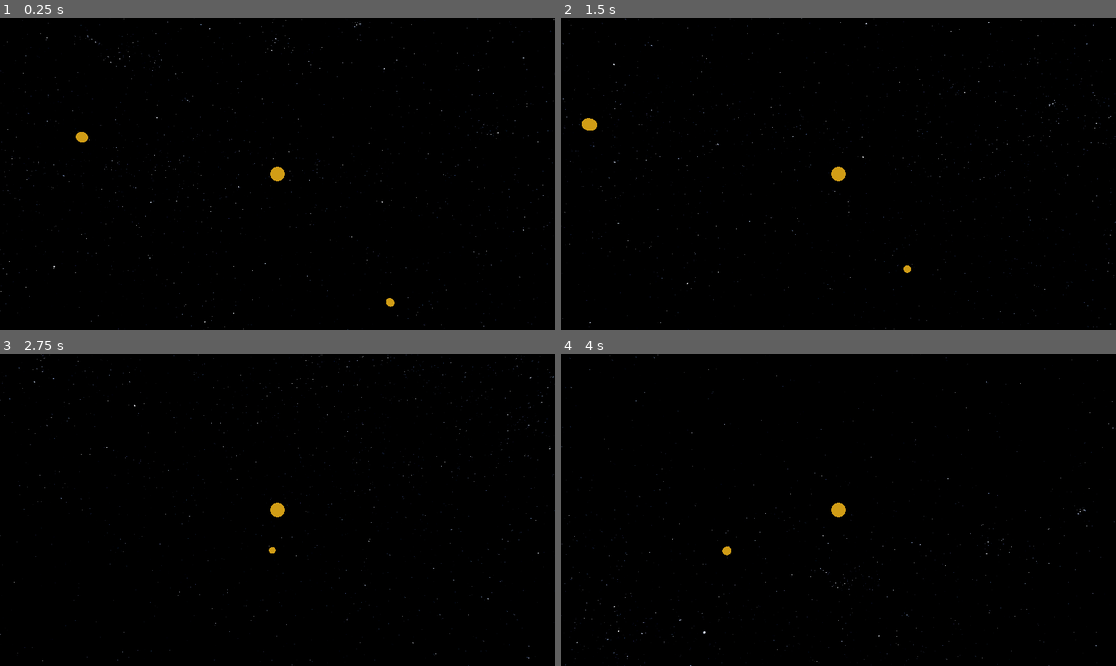
Above: before the commit, frames 1-4 (two rows, left to right).
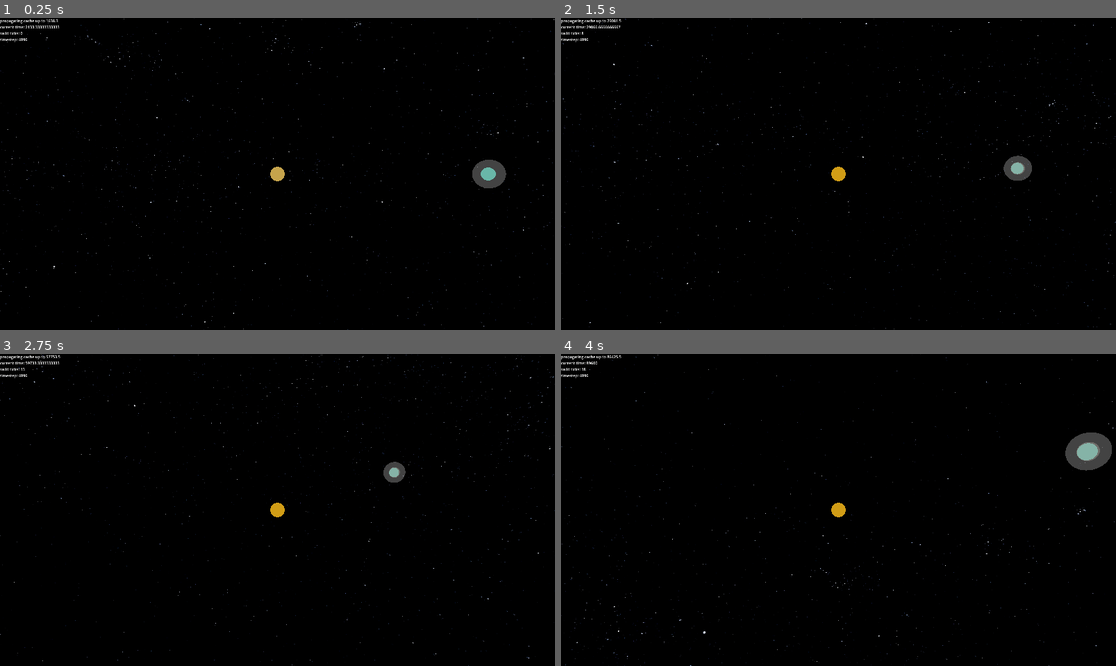
Above: after the commit, the same moments.

Repository: pinkavat/plaNetarium
Game: Godot game, scene res://world.tscn
Two runs of this game, one before a commit and one after it. Both use one fixed random seed, a clock stepped at 60 frames per second and the inputs below.
Inputs (mouse positions are in pixels of both pictures, inside the frame that each line leads up to):
- Up to frame 1 (0.25 s): no input
- Up to frame 2 (1.5 s): move the mouse to (960, 158) at 0.52 s; hold Right (ui_right) 0.53-1.25 s; click (960, 158) at 0.67 s; tap Enter at 1.25 s; drag from (727, 189) to (810, 236) at 1.27 s
- Up to frame 3 (2.75 s): tap Space at 2 s; move the mouse to (333, 441) at 2.02 s; hold Right (ui_right) from 2.03 s (still down)
- Up to frame 4 (4 s): release Right (ui_right) at 2.75 s; tap Enter at 2.75 s; drag from (810, 572) to (672, 463) at 2.77 s; tap Space at 3.5 s; move the mouse to (1005, 556) at 3.52 s; hold Left (ui_left) from 3.53 s (still down)

The runs differ from the first frame. In frame 1, 0.8% of the frame differs, in the area x 0-92%, y 0-93%; in frame 2, 0.6%; in frame 3, 0.4%; in frame 4, 1.0%, in the area x 0-100%, y 0-65%.

Commit message:
implemented PEFRL and working variable simstep

Diff:
--- a/PlaNetarium/gravitee.gd
+++ b/PlaNetarium/gravitee.gd
@@ -13,6 +13,8 @@
 ## This value specifies the amount of simulation time per time quantum
 var time_quantum : float = 0.1	# TODO TODO: spec and setting (in init or not?)
 
+## TODO doc
+var timestep : int = 1
 
 ## The lookahead cache; stores [time quantum, pos doublevec, vel doublevec] "tuples".
 var cache : RingBuffer
@@ -20,7 +22,7 @@
 ## The cache's tail: index of last valid state in the cache.
 var tail : int
 
-## Callable callback that returns an array of [pos, vel, mu] tuples from the Gravitors,
+## Callable callback that returns the name->[pos, vel, mu] dictionary from the Gravitors,
 ## for use in the propagator.
 var state_fetch : Callable
 
@@ -113,28 +115,64 @@
 		var last_state = cache.get_at(tail)
 		var last_time = float(last_state[0]) * time_quantum
 
-		var timestep := 1 # TODO timestep
-
-		var new_state = _propagate(last_state[1], last_state[2], last_time, float(timestep) * time_quantum)
+		var new_state
+		# TODO: PEFRL may be better than Forest-Ruth, but can't double the timestep within the
+		# same epsilon (TODO why not) -- we may need more GRANULAR control over timestep size
+		# TODO: Also don't forget that timesteps ought to be TIME TRACKS -- i.e. time VALUES
+		# are shared wherever possible so that gravitor caching can hit better.
+
+		while true: # TODO safetyvalve; rehash the logic -- proof of concept good!
+			var half_state = _propagate(last_state[1], last_state[2], last_time, float(timestep) * time_quantum)
+			half_state = _propagate(half_state[0], half_state[1], last_time + float(timestep) * time_quantum, float(timestep) * time_quantum)
+			var full_state = _propagate(last_state[1], last_state[2], last_time, float(timestep * 2) * time_quantum)
+
+			if half_state[0].equals_approx(full_state[0], 2.0): # TODO hyperparam
+				timestep *= 2
+				new_state = half_state
+				break
+			else:
+				timestep /= 2
+
 		tail += 1
 		cache.set_at(tail, [last_state[0] + timestep, new_state[0], new_state[1]])
 
 
 
-# ========== THE RUTH-FOREST SYMPLECTIC PROPAGATOR ==========
+# ========== PROPAGATOR ==========
 
 func _propagate(pos : DoubleVector3, vel : DoubleVector3, time : float, dt : float) -> Array:
 	# Fetch the gravitor states
 	# TODO time consideration: 'before' or 'after'? Or is it OK as-is?
+	# TODO or even time-slice (that'd be abysmal performance-wise!)
 	var gravitors = state_fetch.call(time)
 
-	# Run the Ruth-Forest and return result
-	return _ruth_forest_integrator(pos, vel, time, dt, gravitors)
+	# Run the Integrator and return result
+	#return _ruth_forest_integrator(pos, vel, dt, _gravity_force_get.bind(gravitors))
+	return _PEFRL_integrator(pos, vel, dt, _gravity_force_get.bind(gravitors))
+
+
+# Helper for getting gravity force from position; bind the gravitors before passing this
+# as a callable to the integrator
+# TODO can we shrink/speed this...?
+func _gravity_force_get(pos : DoubleVector3, gravitors : Dictionary) -> DoubleVector3:
+	var acc = DoubleVector3.ZERO() # TODO nomenclt.
+	for gravitor in gravitors.values():
+		var rel_pos := pos.sub(gravitor[0]) # 0 : gravitor position
+		var rel_pos_dot := rel_pos.dot(rel_pos)
+		var grav_mag : float = gravitor[2] / rel_pos_dot # 2: gravitor mu
+
+		var acc_normal = rel_pos.div(-sqrt(rel_pos_dot))
+
+		acc = acc.add(acc_normal.mul(grav_mag))
+	return acc
 
 
 # TODO doc
-# TODO there's a simpler version in our notes somewhere?
-func _ruth_forest_integrator(cur_pos : DoubleVector3, cur_vel : DoubleVector3, time : float, dt : float, gravitors : Array) -> Array:
+# Old Forest-ruth integrator (probably not the most efficient implementation, either)
+#
+# Forest, E.; Ruth, Ronald D. (1990). "Fourth-order symplectic integration".
+# Physica D. 43: 105–117. doi:10.1016/0167-2789(90)90019-L.
+func _ruth_forest_integrator(cur_pos : DoubleVector3, cur_vel : DoubleVector3, dt : float, gravity_getter : Callable) -> Array:
 	const cbrt_two := pow(2.0, 1.0 / 3.0)
 	const _c_0 := 1.0 / (2.0 * (2.0 - cbrt_two))
 	const _c_1 := (1.0 - cbrt_two) / (2.0 * (2.0 - cbrt_two))
@@ -147,15 +185,43 @@
 	for i in range(4):
 		pos = pos.add(vel.mul(c[i] * dt))
 
-		var acc = DoubleVector3.ZERO()
-
-		for gravitor in gravitors:
-			var rel_pos := pos.sub(gravitor[0]) # 0 : gravitor position
-			var rel_pos_dot := rel_pos.dot(rel_pos)
-			var grav_mag : float = gravitor[2] / rel_pos_dot # 2: gravitor mu
-
-			var acc_normal = rel_pos.div(-sqrt(rel_pos_dot))
-
-			acc = acc.add(acc_normal.mul(grav_mag))
+		var acc = gravity_getter.call(pos)
+
 		vel = vel.add(acc.mul(d[i] * dt))
+
 	return [pos, vel]
+
+
+# Position-Extended-Forest-Ruth-Like, nominally 340x more accurate than Forest-Ruth, at the cost
+# of one more force sample.
+#
+# Omelyan, Igor & Mryglod, Ihor & Reinhard, Folk. (2002). "Optimized Forest-Ruth- and Suzuki-like algorithms for integration of
+# motion in many-body systems". Computer Physics Communications. 146. 188. 10.1016/S0010-4655(02)00451-4.
+func _PEFRL_integrator(cur_pos : DoubleVector3, cur_vel : DoubleVector3, dt : float, gravity_getter : Callable) -> Array:
+	const xi = 0.1786178958448091
+	const lambda = -0.2123418310626054
+	const chi = -0.06626458266981849
+
+	var pos := cur_pos.clone() # TODO we really need to get this discrepancy sorted, esp. vis. handbacks etc.
+	var vel := cur_vel.clone() # Honestly the whole thing should be data-oriented C++
+
+	# Begin PEFRL steps (loop unrolled -- why not, eh?)
+	pos = pos.add(vel.mul(xi * dt))
+
+	var acc = gravity_getter.call(pos) # "Update forces" pass
+	vel = vel.add(acc.mul(dt * (0.5 - lambda)))
+	pos = pos.add(vel.mul(dt * chi))
+
+	acc = gravity_getter.call(pos)
+	vel = vel.add(acc.mul(dt * lambda))
+	pos = pos.add(vel.mul(dt * (1.0 - 2.0 * (chi + xi))))
+
+	acc = gravity_getter.call(pos)
+	vel = vel.add(acc.mul(dt * lambda))
+	pos = pos.add(vel.mul(dt * chi))
+
+	acc = gravity_getter.call(pos)
+	vel = vel.add(acc.mul(dt * (0.5 - lambda)))
+	pos = pos.add(vel.mul(dt * xi))
+
+	return [pos, vel]
--- a/PlaNetarium/gravitor.gd
+++ b/PlaNetarium/gravitor.gd
@@ -5,6 +5,9 @@
 ##
 ## TODO: document
 ## Tree Node
+
+## Unique name for this gravitor (used to extract the gravitor from the system state)
+var name : String # TODO: this ain't a great solution.
 
 
 ## Standard Gravitational Parameter (G * M) of this body.
@@ -22,10 +25,14 @@
 var children = []
 
 
+# Previous universal anomaly; cached for increased speed
+var prev_psi := 0.0
+
 
 ## Factory function: creates and adds a new Gravitor to the Gravitor tree from
 ## the given orbital parameters. Returns the new child for reference.
 func add_child_from_elements(
+	name_ : String,					# Unique name for the Gravitor
 	mu_ : float,					# Gravitational Parameter of new child
 
 	semimajor_axis_ : float = 1.0,	# The 'fatter radius' of the ellipse
@@ -47,7 +54,7 @@
 			)
 
 	# Make child and add it to our children
-	var child := Gravitor.new(initial_state[0], initial_state[1], mu_)
+	var child := Gravitor.new(name_, initial_state[0], initial_state[1], mu_)
 	children.append(child)
 
 	return child
@@ -56,6 +63,7 @@
 ## Factory function: creates and adds a new Gravitor to the Gravitor tree from
 ## the given apsides (a simplification of the above).
 func add_child_from_apsides(
+	name_ : String,						# Unique name for the Gravitor
 	mu_ : float,						# Gravitational Parameter of new child
 
 	periapsis_distance_ : float = 1.0,	# Distance to periapsis from orbitee
@@ -74,51 +82,53 @@
 			)
 
 	# Make child and add it to our children
-	var child := Gravitor.new(initial_state[0], initial_state[1], mu_)
+	var child := Gravitor.new(name_, initial_state[0], initial_state[1], mu_)
 	children.append(child)
 
 	return child
 
 
 ## Static factory function: creates an immobile root primary Gravitor.
-static func make_root_gravitor(mu_ : float) -> Gravitor:
-	return Gravitor.new(DoubleVector3.ZERO(), DoubleVector3.ZERO(), mu_)
+static func make_root_gravitor(name_ : String, mu_ : float) -> Gravitor:
+	return Gravitor.new(name_, DoubleVector3.ZERO(), DoubleVector3.ZERO(), mu_)
 
 
 ## Initialize a Gravitor with the given initial state (Cart2Cart, TODO improve).
 ## Not really meaningfully useable outside of invocation from the static factories above.
-func _init(pos_0_ : DoubleVector3, vel_0_ : DoubleVector3, mu_ : float) -> void:
+func _init(name_ : String, pos_0_ : DoubleVector3, vel_0_ : DoubleVector3, mu_ : float) -> void:
+	name = name_
 	pos_0 = pos_0_
 	vel_0 = vel_0_
 	mu = mu_
 
 
-## Gravitor tree query: returns a list of state [pos, vel, mu] 'tuples' for every
+## Gravitor tree query: returns a Dictionary name->[pos, vel, mu] 'tuples' for every
 ## gravitor in the tree at the specified time.
 ## SHOULD ONLY BE INVOKED ON THE ROOT GRAVITOR.
-func all_states_at_time(time : float) -> Array:
-	var output := []
+func all_states_at_time(time : float) -> Dictionary:
+	var output := {}
 	_tree_state_query_kernel(time, output, DoubleVector3.ZERO(), DoubleVector3.ZERO())
 
 	# Add ourself, the root:
-	output.append([DoubleVector3.ZERO(), DoubleVector3.ZERO(), mu])
+	output[name] = [DoubleVector3.ZERO(), DoubleVector3.ZERO(), mu]
 
 	return output
 
 
 # Recursive kernel for the above. Appends to given output array.
-func _tree_state_query_kernel(time : float, output : Array, pos : DoubleVector3, vel : DoubleVector3) -> void:
+func _tree_state_query_kernel(time : float, output : Dictionary, pos : DoubleVector3, vel : DoubleVector3) -> void:
 
 	# For every child:
 	for child in children:
 		# Establish the child's local state, using the Kepler query on our own gravity param
-		var local_state := UniversalKepler.query(child.pos_0, child.vel_0, 0.0, time, mu)
+		var local_state := UniversalKepler.query(child.pos_0, child.vel_0, 0.0, time, mu, child.prev_psi)
+		child.prev_psi = local_state[2]
 
 		# Add this to the accumulated state to get the child's global state
 		var global_state := [local_state[0].add(pos), local_state[1].add(vel), child.mu]
 
 		# Append the global state to the output
-		output.append(global_state)
+		output[child.name] = global_state
 
 		# Recurse
 		child._tree_state_query_kernel(time, output, global_state[0], global_state[1])
--- a/test_driver.gd
+++ b/test_driver.gd
@@ -10,26 +10,71 @@
 
 var sim_time := 0.0
 
+var time_scale := 128000.0
+var space_scale := 1e-10
+
+var valid_tick_count = 0
 
 func _process(delta):
+
+	# Time speed controls
+	if Input.is_action_just_pressed("ui_right"):
+		time_scale *= 2.0
+	elif Input.is_action_just_pressed("ui_left"):
+		time_scale /= 2.0
+
+#	sim_time += time_scale * delta
+#	temp_move_planets(sim_time)
+
 	var state = sponch.state_at_time(sim_time, true)
 	if is_instance_of(state, TYPE_INT):
-		if state:
+		if state == 1:
 			sponch.propagate_cache()
-			print("propagating cache")
+			$Label.text = "propagating cache up to " + str(sponch.cache.get_at(sponch.tail)[0] * sponch.time_quantum)
+
+			$SponchPrediction.global_position = (sponch.cache.get_at(sponch.tail)[1].vec3()) * space_scale
+		elif state == 2:
+			sponch.cache.shift_left(sponch.cache.length() - 1) # TODO: hadn't thought of this
+			sponch.tail = 0
+			$Label.text = "forcemoving cache head TODO"
 		else:
-			print("no data avail, advancing time anyway")
-			sim_time += delta * 20.0
+			#print("no data avail, advancing time anyway")
+			$Label.text = "no data available, advancing anyway"
+			sim_time += time_scale * delta
+
+			# Move fixed planets
+			temp_move_planets(sim_time)
 	else:
-		print(sim_time, ": ", state)
-		sim_time += delta * 20.0
+		#print(sim_time, ": ", state)
+		$Label.text = "valid tick"
+		valid_tick_count += 1
+		sim_time += delta * time_scale
+		# Move fixed planets
+		temp_move_planets(sim_time)
+		# Move sponch
+		$TestTarget3.global_position = state[0].vec3() * space_scale
+
+	$Label.text = $Label.text + "\ncurrent time: "+ str(sim_time) +"\nvalid ticks: " + str(valid_tick_count) + "\ntimestep: " + str(sponch.timestep)
 
 
+func temp_move_planets(time):
+
+		# Get state
+		var state := sol.all_states_at_time(time)
+
+		$TestTarget2.global_position = (state["earth"][0].vec3()) * space_scale
+		#$TestTarget3.global_position = (state["moon"][0].vec3()) * space_scale
+
 func _ready():
-	sol = Gravitor.make_root_gravitor(1.327e20)
-	earth = sol.add_child_from_apsides(3.986e14, 147.1e9, 152.1e9)
-	moon = earth.add_child_from_apsides(4.905e12, 363e6, 405e6)
+	sol = Gravitor.make_root_gravitor("sol", 1.327e20)
+	earth = sol.add_child_from_apsides("earth", 3.986e14, 147.1e9, 152.1e9)
+	#moon = earth.add_child_from_apsides("moon", 4.905e12, 363e6, 405e6)
 
-	sponch = Gravitee.new(moon.pos_0.add(earth.pos_0), moon.vel_0.add(earth.vel_0), 0.0, sol.all_states_at_time)
+	var lunar_orbit := UniversalKepler.initial_conditions_from_apsides(3.986e14, 363e6, 405e6)
+	var lunar_global = [lunar_orbit[0].add(earth.pos_0), lunar_orbit[1].add(earth.vel_0)]
 
-	print(sol.all_states_at_time(0.0))
+	#sponch = Gravitee.new(moon.pos_0.add(earth.pos_0), moon.vel_0.add(earth.vel_0), 0.0, sol.all_states_at_time)
+	#sponch = Gravitee.new(DoubleVector3.new(147461658472.428, 0, -535222439.85885), DoubleVector3.new(-156.266628704918, 0, -31359.6968614126), 0.0, sol.all_states_at_time)
+	sponch = Gravitee.new(lunar_global[0], lunar_global[1], 0.0, sol.all_states_at_time)
+	#sponch = Gravitee.new(earth.pos_0.add(DoubleVector3.new(6628000, 0, 0)), earth.vel_0.add(DoubleVector3.new(0, 7750, 0)), 0.0, sol.all_states_at_time)
+	#print(sol.all_states_at_time(0.0))
--- a/world.tscn
+++ b/world.tscn
@@ -24,6 +24,22 @@
 
 [sub_resource type="SphereShape3D" id="SphereShape3D_bk0pi"]
 
+[sub_resource type="StandardMaterial3D" id="StandardMaterial3D_3yawp"]
+shading_mode = 0
+albedo_color = Color(0.203922, 0.615686, 0.537255, 1)
+
+[sub_resource type="StandardMaterial3D" id="StandardMaterial3D_pmi4p"]
+transparency = 1
+shading_mode = 0
+albedo_color = Color(0.701961, 0.682353, 0.643137, 0.380392)
+
+[sub_resource type="SphereMesh" id="SphereMesh_g50c7"]
+
+[sub_resource type="StandardMaterial3D" id="StandardMaterial3D_wvxy7"]
+transparency = 1
+shading_mode = 0
+albedo_color = Color(1, 1, 1, 0.262745)
+
 [node name="World" type="Node3D"]
 script = ExtResource("1_rs74j")
 
@@ -41,23 +57,22 @@
 shape = SubResource("SphereShape3D_bk0pi")
 
 [node name="TestTarget2" type="Area3D" parent="." groups=["camera_targetable"]]
-transform = Transform3D(1, 0, 0, 0, 1, 0, 0, 0, 1, -18.4864, 3.47461, -8.28175)
+transform = Transform3D(0.9, 0, 0, 0, 0.9, 0, 0, 0, 0.9, 0, 0, 0)
 metadata/_edit_group_ = true
 
 [node name="MeshInstance3D" type="MeshInstance3D" parent="TestTarget2"]
 mesh = SubResource("SphereMesh_mcfs0")
-surface_material_override/0 = SubResource("StandardMaterial3D_ne3jq")
+surface_material_override/0 = SubResource("StandardMaterial3D_3yawp")
 
 [node name="CollisionShape3D" type="CollisionShape3D" parent="TestTarget2"]
 shape = SubResource("SphereShape3D_bk0pi")
 
 [node name="TestTarget3" type="Area3D" parent="." groups=["camera_targetable"]]
-transform = Transform3D(1, 0, 0, 0, 1, 0, 0, 0, 1, 13.9369, -15.8785, -18.0284)
 metadata/_edit_group_ = true
 
 [node name="MeshInstance3D" type="MeshInstance3D" parent="TestTarget3"]
 mesh = SubResource("SphereMesh_mcfs0")
-surface_material_override/0 = SubResource("StandardMaterial3D_ne3jq")
+surface_material_override/0 = SubResource("StandardMaterial3D_pmi4p")
 
 [node name="CollisionShape3D" type="CollisionShape3D" parent="TestTarget3"]
 shape = SubResource("SphereShape3D_bk0pi")
@@ -69,3 +84,12 @@
 transform = Transform3D(1, 0, 0, 0, 1, 0, 0, 0, 1, 0, 0, 23.3421)
 current = true
 fov = 50.0
+
+[node name="Label" type="Label" parent="."]
+offset_right = 40.0
+offset_bottom = 23.0
+
+[node name="SponchPrediction" type="MeshInstance3D" parent="."]
+transform = Transform3D(2, 0, 0, 0, 2, 0, 0, 0, 2, 0, 0, 0)
+mesh = SubResource("SphereMesh_g50c7")
+surface_material_override/0 = SubResource("StandardMaterial3D_wvxy7")
Not shown: 1 places in world.tscn that only renumber resources
